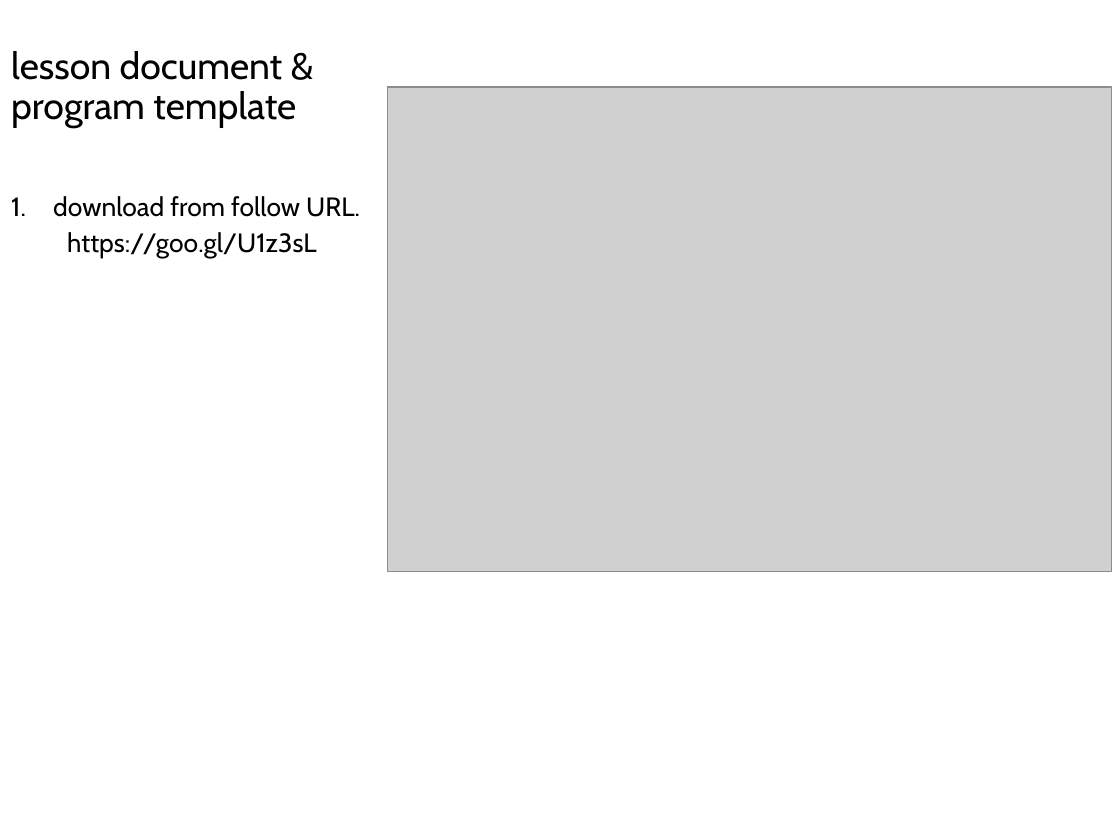
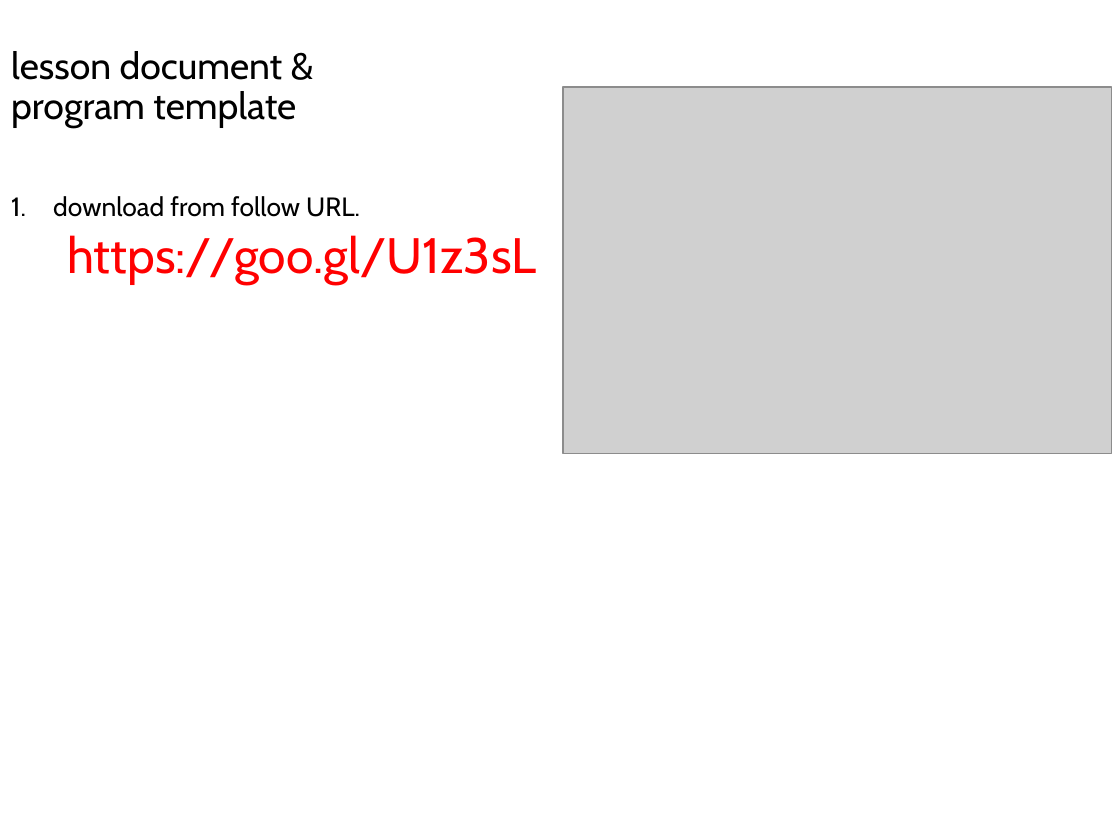
Before and after one commit to lastshogun13/php_lesson, a slide deck: slide 4 of ppt/lesson01.pptx. Drawn at 1120x840 pixels with LibreOffice and Linux fonts; fonts in the diff are those of the drawing; grey boxes stand for pictures. Boxes give left, top, right and bottom in pixels: in the first picture for what was removed or moved away, otherwise in the second. Text is boxed around its words. In the diff, an @@ line names an element or a change of style, - is before the commit and + after.

Commit message:
php_lesson

```diff
--- a/ppt/lesson01.pptx
+++ b/ppt/lesson01.pptx
@@ picture: place and size @@
-picture at box(388, 87, 1111, 571)
+picture at box(563, 87, 1112, 455)
@@ text at box(67, 235, 536, 283): size 17 to 32 pt, text colour #000000 to #FF0000 in "https://goo.gl/U1z3sL" @@
```
Also in this commit, not shown: 1 other slide changed, 23 other files.
